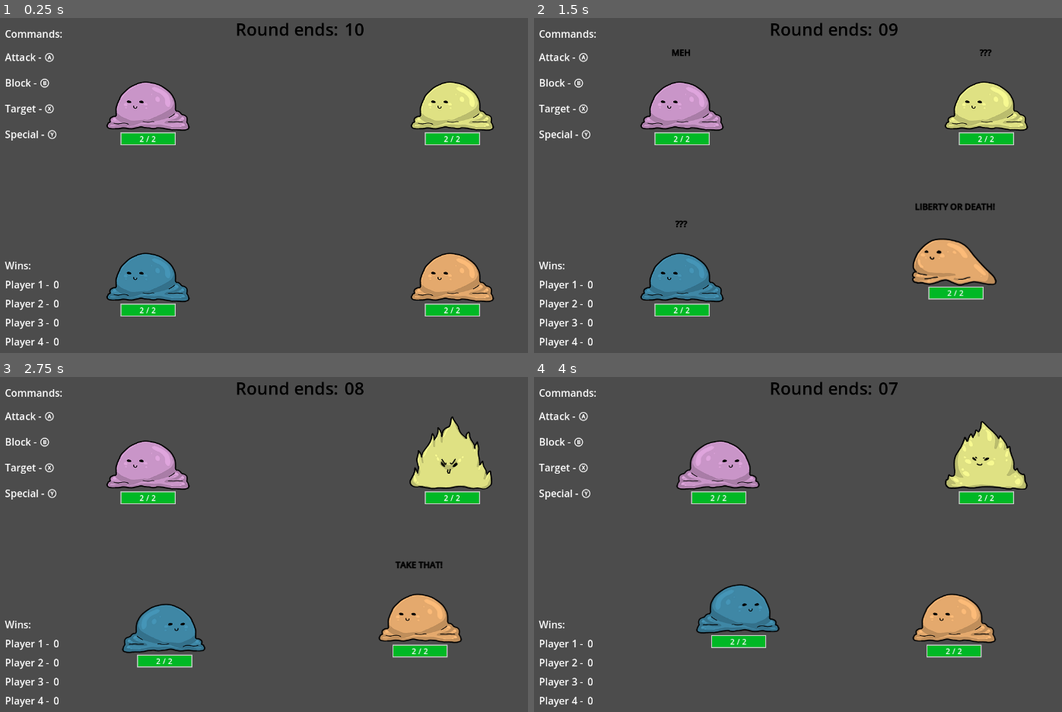
Above: before the commit, frames 1-4 (two rows, left to right).
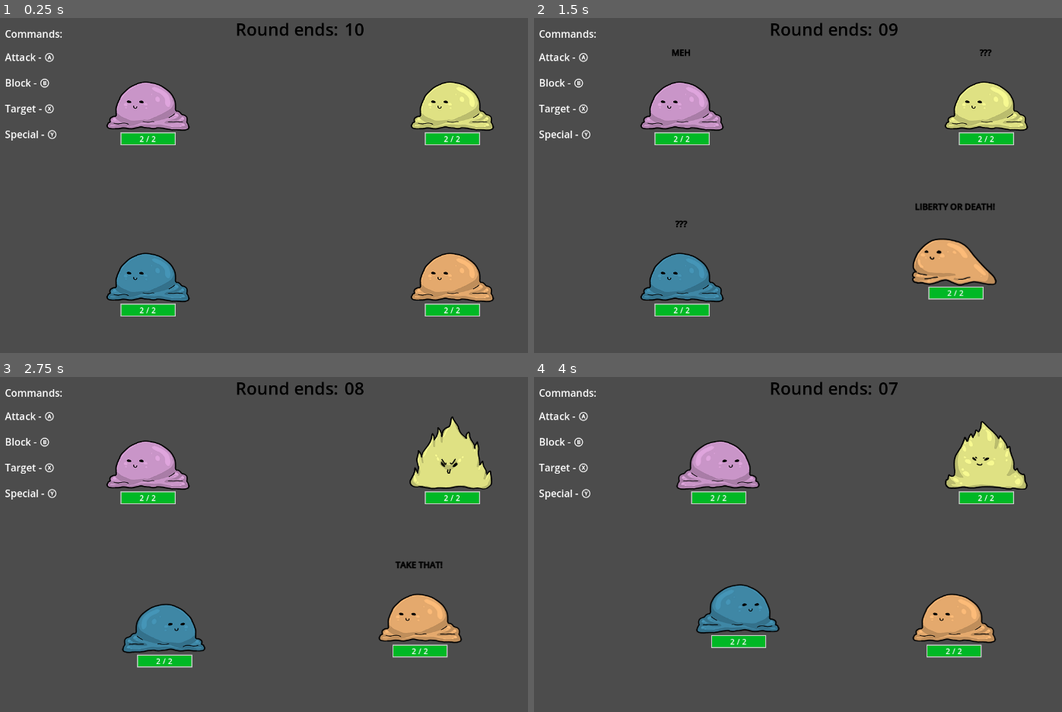
Above: after the commit, the same moments.

Repository: Galitie/mini-tyler-games
Game: Godot game, scene res://tylermon/tylermon.tscn
Same seed, same stepped clock (60 frames per second), same inputs: the game is played once before the commit and once after it. This scene is started directly instead of the project's main scene.
Inputs:
- Up to frame 1 (0.25 s): no input
- Up to frame 2 (1.5 s): tap Enter (start) at 0.5 s; hold Enter (start) 0.53-1.28 s; hold Right (move_piece_right) from 0.53 s (still down); tap Space (jump) at 0.77 s; tap B (tylermon_block) at 1.35 s
- Up to frame 3 (2.75 s): tap Space (jump) at 1.52 s; release Right (move_piece_right) at 2.03 s; hold A (move_left) from 2.03 s (still down); tap Y (tylermon_special) at 2.1 s
- Up to frame 4 (4 s): release A (move_left) at 2.78 s; hold Right (move_piece_right) from 2.78 s (still down); tap X (tylermon_target) at 2.85 s; tap Space (jump) at 3.02, 3.77 s; hold Enter (start) from 3.53 s (still down)

The runs differ from the first frame. In frame 1, 0.4% of the frame differs, in the area x 0-12%, y 72-99%; in frame 2, 0.4%; in frame 3, 0.4%; in frame 4, 0.4%.

Commit message:
Added upgrade descriptions, but not working per player

Diff:
--- a/tylermon/tylermon.gd
+++ b/tylermon/tylermon.gd
@@ -15,11 +15,7 @@
 @onready var round_timer = $round_timer
 @onready var transition_timer = $transition_timer
 @onready var command_ui = $command_ui
-@onready var wins_ui = $wins_ui
-@onready var player1_win_label = $wins_ui/margin/box/hbox/wins
-@onready var player2_win_label = $wins_ui/margin/box/hbox2/wins
-@onready var player3_win_label = $wins_ui/margin/box/hbox3/wins
-@onready var player4_win_label = $wins_ui/margin/box/hbox4/wins
+
 
 const STATE = preload("res://tylermon/mon.gd")
 
@@ -57,7 +53,6 @@
 		fight_time = false
 		upgrades_counter = 0
 		var winners = get_end_of_round_winner()
-		update_player_wins_losses_labels()
 		call_and_switch_modes()
 		await check_for_game_end()
 		upgrade_menu.visible = true
@@ -71,7 +66,6 @@
 		current_round += 1
 		upgrade_menu.visible = false
 		command_ui.visible = true
-		update_player_wins_losses_labels()
 		call_and_switch_modes()
 		countdown_label.text = "Round ends in:"
 		round_timer.start(fight_length)
@@ -101,19 +95,6 @@
 			player.wins += 1
 			winners.append(player)
 	return winners
-
-
-func update_player_wins_losses_labels():
-	var players = get_tree().get_nodes_in_group("player")
-	for player in players:
-		if player.name == "player0":
-			player1_win_label.text = str(player.wins)
-		if player.name == "player1":
-			player2_win_label.text = str(player.wins)
-		if player.name == "player2":
-			player3_win_label.text = str(player.wins)
-		if player.name == "player3":
-			player4_win_label.text = str(player.wins)
 
 
 func check_for_game_end():
--- a/tylermon/tylermon.tscn
+++ b/tylermon/tylermon.tscn
@@ -144,86 +144,6 @@
 layout_mode = 2
 vertical = true
 
-[node name="wins_ui" type="Control" parent="."]
-custom_minimum_size = Vector2(1280, 720)
-layout_mode = 3
-anchors_preset = 0
-offset_top = 487.0
-offset_right = 1280.0
-offset_bottom = 1207.0
-mouse_filter = 2
-
-[node name="margin" type="MarginContainer" parent="wins_ui"]
-layout_mode = 1
-offset_right = 153.0
-offset_bottom = 230.0
-theme_override_constants/margin_left = 20
-theme_override_constants/margin_top = 20
-theme_override_constants/margin_right = 20
-theme_override_constants/margin_bottom = 20
-
-[node name="box" type="BoxContainer" parent="wins_ui/margin"]
-layout_mode = 2
-theme_override_constants/separation = 10
-vertical = true
-
-[node name="label" type="Label" parent="wins_ui/margin/box"]
-layout_mode = 2
-theme_override_font_sizes/font_size = 21
-text = "Wins:"
-
-[node name="hbox" type="HBoxContainer" parent="wins_ui/margin/box"]
-layout_mode = 2
-
-[node name="player0" type="Label" parent="wins_ui/margin/box/hbox"]
-layout_mode = 2
-theme_override_font_sizes/font_size = 21
-text = "Player 1 - "
-
-[node name="wins" type="Label" parent="wins_ui/margin/box/hbox"]
-layout_mode = 2
-theme_override_font_sizes/font_size = 21
-text = "0"
-
-[node name="hbox2" type="HBoxContainer" parent="wins_ui/margin/box"]
-layout_mode = 2
-
-[node name="player1" type="Label" parent="wins_ui/margin/box/hbox2"]
-layout_mode = 2
-theme_override_font_sizes/font_size = 21
-text = "Player 2 - "
-
-[node name="wins" type="Label" parent="wins_ui/margin/box/hbox2"]
-layout_mode = 2
-theme_override_font_sizes/font_size = 21
-text = "0"
-
-[node name="hbox3" type="HBoxContainer" parent="wins_ui/margin/box"]
-layout_mode = 2
-
-[node name="player2" type="Label" parent="wins_ui/margin/box/hbox3"]
-layout_mode = 2
-theme_override_font_sizes/font_size = 21
-text = "Player 3 - "
-
-[node name="wins" type="Label" parent="wins_ui/margin/box/hbox3"]
-layout_mode = 2
-theme_override_font_sizes/font_size = 21
-text = "0"
-
-[node name="hbox4" type="HBoxContainer" parent="wins_ui/margin/box"]
-layout_mode = 2
-
-[node name="player3" type="Label" parent="wins_ui/margin/box/hbox4"]
-layout_mode = 2
-theme_override_font_sizes/font_size = 21
-text = "Player 4 - "
-
-[node name="wins" type="Label" parent="wins_ui/margin/box/hbox4"]
-layout_mode = 2
-theme_override_font_sizes/font_size = 21
-text = "0"
-
 [node name="transition_ui" type="Control" parent="."]
 visible = false
 top_level = true
--- a/tylermon/upgrade_menu.gd
+++ b/tylermon/upgrade_menu.gd
@@ -1,29 +1,45 @@
 extends Control
 var mon
+var player
 var upgrade_time : bool = false
 var points_to_spend : int = 3
 var players_done_upgrading : int = 0
+var current_focus
 
 @onready var hp_stat = $margin/hbox/buttons/hbox/stat1
 @onready var str_stat = $margin/hbox/buttons/hbox2/stat2
 @onready var int_stat = $margin/hbox/buttons/hbox3/stat3
 @onready var type_stat = $margin/hbox/buttons/hbox5/stat4
+@onready var player_wins = $margin/hbox/buttons/hbox7/hbox6/wins/wins_num
+@onready var player_losses = $margin/hbox/buttons/hbox7/hbox6/losses/losses_num
+@onready var description = $margin/hbox/buttons/description
 
 @onready var hp_button = $margin/hbox/buttons/hbox/hp
 @onready var str_button = $margin/hbox/buttons/hbox2/str
 @onready var int_button = $margin/hbox/buttons/hbox3/int
-@onready var gamble_button = $margin/hbox/buttons/button6
+@onready var gamble_button = $margin/hbox/buttons/hbox7/gamble
 @onready var type_button = $margin/hbox/buttons/hbox5/type
 @onready var upgrade_buttons = [hp_button, str_button, int_button, gamble_button, type_button]
 
+
+var hp_desc = "+1 max mon health"
+var str_desc = "Mon's attacks do more damage"
+var int_desc = "Mon is more likely to listen to you and make good decisions"
+var type_desc = "Change mon's element to WATER, FIRE or EARTH"
+var gamble_desc = "Who knows?! Hint: The more losses you have, the luckier you are!"
+
+
 signal upgrades_finished
 
 func _ready():
 	get_mon()
+	get_player()
 
 
 func _process(_delta):
 	if upgrade_time:
+		current_focus = get_viewport().gui_get_focus_owner()
+		update_button_description()
 		hp_stat.text = "HP: " + str(mon.max_health)
 		str_stat.text = "STR: " + str(mon.strength)
 		int_stat.text = "INT: " + str(mon.intelligence)
@@ -31,10 +47,16 @@
 		mon.hp_bar.value = mon.max_health
 		mon.health_label.text = str(mon.max_health)
 		mon.max_health_label.text = str(mon.max_health)
+		player_wins.text = str(player.wins)
+		player_losses.text = str(player.losses)
 
 
 func get_mon():
 	mon = get_child(1).get_child(0)
+
+
+func get_player():
+	player = mon.get_parent()
 
 
 func switch_upgrade_time(fight_time):
@@ -78,7 +100,6 @@
 
 
 func gamble():
-	var player = mon.get_parent()
 	var player_losses = player.losses
 	var random_num = randi_range(0, 8)
 	random_num += player_losses
@@ -170,3 +191,17 @@
 			mon.strength += alter_by
 		if random_stat3 == 3:
 			mon.intelligence += alter_by
+
+
+func update_button_description():
+	match current_focus.name:
+		"hp":
+			description.text = hp_desc
+		"str":
+			description.text = str_desc
+		"int":
+			description.text = int_desc
+		"type":
+			description.text = type_desc
+		"gamble":
+			description.text = gamble_desc
--- a/tylermon/upgrade_menu.tscn
+++ b/tylermon/upgrade_menu.tscn
@@ -3,7 +3,9 @@
 [ext_resource type="Script" path="res://tylermon/upgrade_menu.gd" id="1_57m5t"]
 
 [sub_resource type="StyleBoxFlat" id="StyleBoxFlat_dtmia"]
+content_margin_left = 5.0
 content_margin_top = 3.0
+content_margin_right = 5.0
 content_margin_bottom = 3.0
 bg_color = Color(0.552941, 0.407843, 0.847059, 1)
 corner_radius_top_left = 3
@@ -29,13 +31,20 @@
 layout_mode = 2
 theme_override_constants/separation = 9
 
+[node name="description" type="Label" parent="margin/hbox/buttons"]
+layout_mode = 2
+theme_override_colors/font_color = Color(0.788235, 0.788235, 0.788235, 1)
+theme_override_font_sizes/font_size = 12
+text = "Dole out 3 points to stats"
+autowrap_mode = 2
+
 [node name="hbox" type="HBoxContainer" parent="margin/hbox/buttons"]
 layout_mode = 2
 
 [node name="hp" type="Button" parent="margin/hbox/buttons/hbox"]
 layout_mode = 2
 size_flags_horizontal = 4
-focus_neighbor_top = NodePath("../../button6")
+focus_neighbor_top = NodePath("../../hbox7/gamble")
 focus_neighbor_bottom = NodePath("../../hbox2/str")
 text = "Increase Health"
 alignment = 0
@@ -81,30 +90,52 @@
 layout_mode = 2
 size_flags_horizontal = 3
 focus_neighbor_top = NodePath(".")
-focus_neighbor_bottom = NodePath("../../button6")
+focus_neighbor_bottom = NodePath("../../hbox7/gamble")
 text = "Change Attack Type"
 
 [node name="stat4" type="Label" parent="margin/hbox/buttons/hbox5"]
 layout_mode = 2
 text = "NONE"
 
-[node name="button6" type="Button" parent="margin/hbox/buttons"]
+[node name="hbox7" type="HBoxContainer" parent="margin/hbox/buttons"]
 layout_mode = 2
-focus_neighbor_top = NodePath("../hbox5/type")
-focus_neighbor_bottom = NodePath("../hbox/hp")
+
+[node name="gamble" type="Button" parent="margin/hbox/buttons/hbox7"]
+layout_mode = 2
+size_flags_horizontal = 3
+focus_neighbor_top = NodePath("../../hbox5/type")
+focus_neighbor_bottom = NodePath("../../hbox/hp")
 theme_override_styles/normal = SubResource("StyleBoxFlat_dtmia")
 text = "GAMBLE"
 
-[node name="stats" type="VBoxContainer" parent="margin/hbox"]
+[node name="hbox6" type="HBoxContainer" parent="margin/hbox/buttons/hbox7"]
 layout_mode = 2
-alignment = 2
+alignment = 1
 
-[node name="stat_bar" type="HBoxContainer" parent="margin/hbox/stats"]
+[node name="wins" type="HBoxContainer" parent="margin/hbox/buttons/hbox7/hbox6"]
 layout_mode = 2
-theme_override_constants/separation = 20
+
+[node name="wins" type="Label" parent="margin/hbox/buttons/hbox7/hbox6/wins"]
+layout_mode = 2
+text = "Win:"
+
+[node name="wins_num" type="Label" parent="margin/hbox/buttons/hbox7/hbox6/wins"]
+layout_mode = 2
+text = "0"
+
+[node name="losses" type="HBoxContainer" parent="margin/hbox/buttons/hbox7/hbox6"]
+layout_mode = 2
+
+[node name="losses" type="Label" parent="margin/hbox/buttons/hbox7/hbox6/losses"]
+layout_mode = 2
+text = "Loss:"
+
+[node name="losses_num" type="Label" parent="margin/hbox/buttons/hbox7/hbox6/losses"]
+layout_mode = 2
+text = "0"
 
 [connection signal="pressed" from="margin/hbox/buttons/hbox/hp" to="." method="_on_button_pressed" binds= ["hp"]]
 [connection signal="pressed" from="margin/hbox/buttons/hbox2/str" to="." method="_on_button_pressed" binds= ["str"]]
 [connection signal="pressed" from="margin/hbox/buttons/hbox3/int" to="." method="_on_button_pressed" binds= ["int"]]
 [connection signal="pressed" from="margin/hbox/buttons/hbox5/type" to="." method="_on_button_pressed" binds= ["type"]]
-[connection signal="pressed" from="margin/hbox/buttons/button6" to="." method="_on_button_pressed" binds= ["gamble"]]
+[connection signal="pressed" from="margin/hbox/buttons/hbox7/gamble" to="." method="_on_button_pressed" binds= ["gamble"]]
